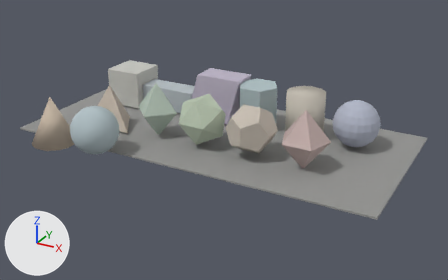
One commit to the Blender file SourceAssets/Blender/Props/Training/GeometricPrimitives/P01_BasicPrimitiveBoard/P01_BasicPrimitiveBoard.blend: the scene before it, then after it.
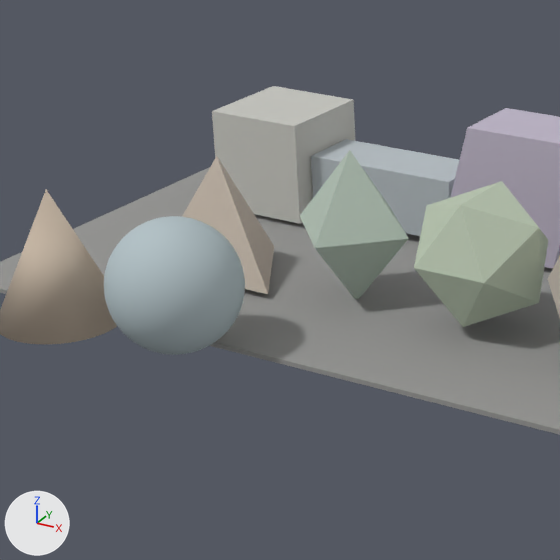
Old and new are each drawn whole from a camera (50 mm lens) standing at (13.63, -24.4, 11.81) and looking at (0.74, -0.96, 0.09) and again close up on the part from 8% to 51% of the width and 11% to 81% of the height. The lights are fixed; the arrows at lower left show +X, +Y and +Z. The older version's two pictures come first.

Objects in the first close-up: 'P01_Cone', 'P01_Cube', 'P01_Icosahedron', 'P01_NeutralReviewBase', 'P01_OctaCut', 'P01_Parallelepiped', 'P01_RectangularSlab', 'P01_SmoothSphere', 'P01_TetraWedge' and 1 more.
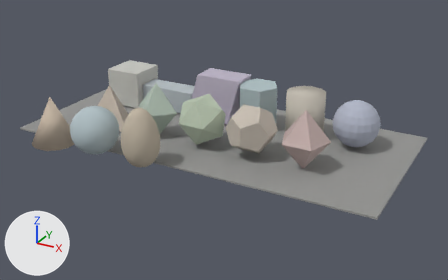
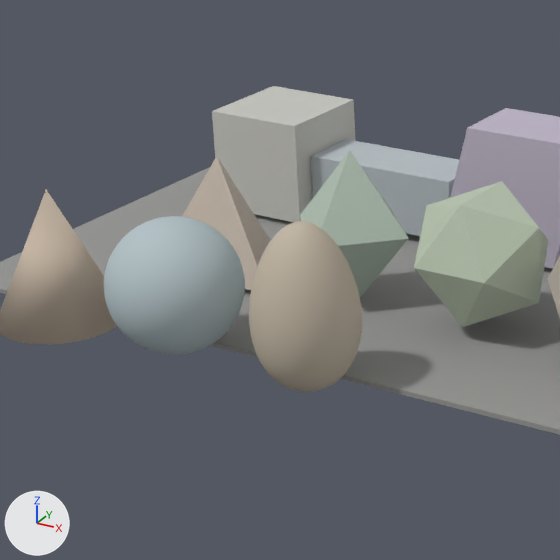
Where the change shows, as pixel boxes [x1, y1, x2, y2] in the close-ups (560 x 560 px):
'P01_OvalEgg', added
    after: [249, 221, 362, 392]

What changed in the scene script:
```text
Add mat_m_p01_ovalegg:
    mat_m_p01_ovalegg = principled_material('M_P01_OvalEgg')
    mat_m_p01_ovalegg.base_color = (0.55, 0.48, 0.38)  # light grey #c4b8a6
    mat_m_p01_ovalegg.roughness = 0.88
Add me_p01_ovalegg_mesh:
    me_p01_ovalegg_mesh.from_pydata(...)  # 1986 vertices, 2048 faces; spans x -0.84..0.84, y -0.84..0.84, z -1.34..1.34
    me_p01_ovalegg_mesh.polygons.foreach_set('use_smooth', [True] * 2048)
    me_p01_ovalegg_mesh.materials.append(mat_m_p01_ovalegg)  # light grey #c4b8a6
Add ob_p01_ovalegg:
    ob_p01_ovalegg = bpy.data.objects.new('P01_OvalEgg', me_p01_ovalegg_mesh)
    ob_p01_ovalegg.location = (-1.25, -4.75, 1.24)
```
